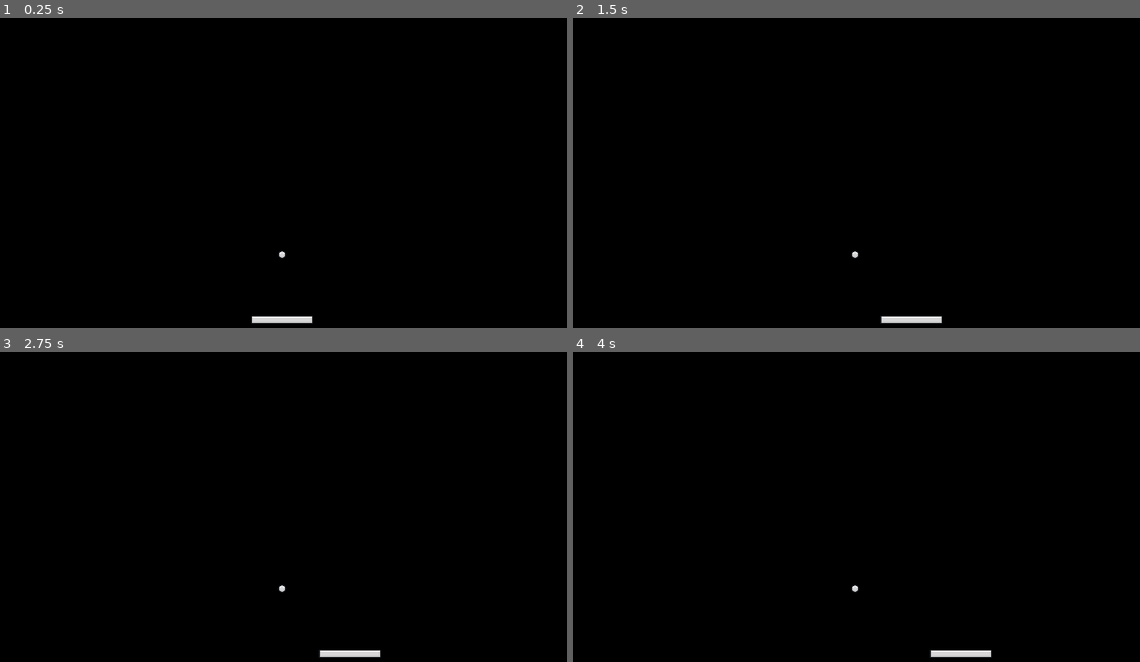
Above: before the commit, frames 1-4 (two rows, left to right).
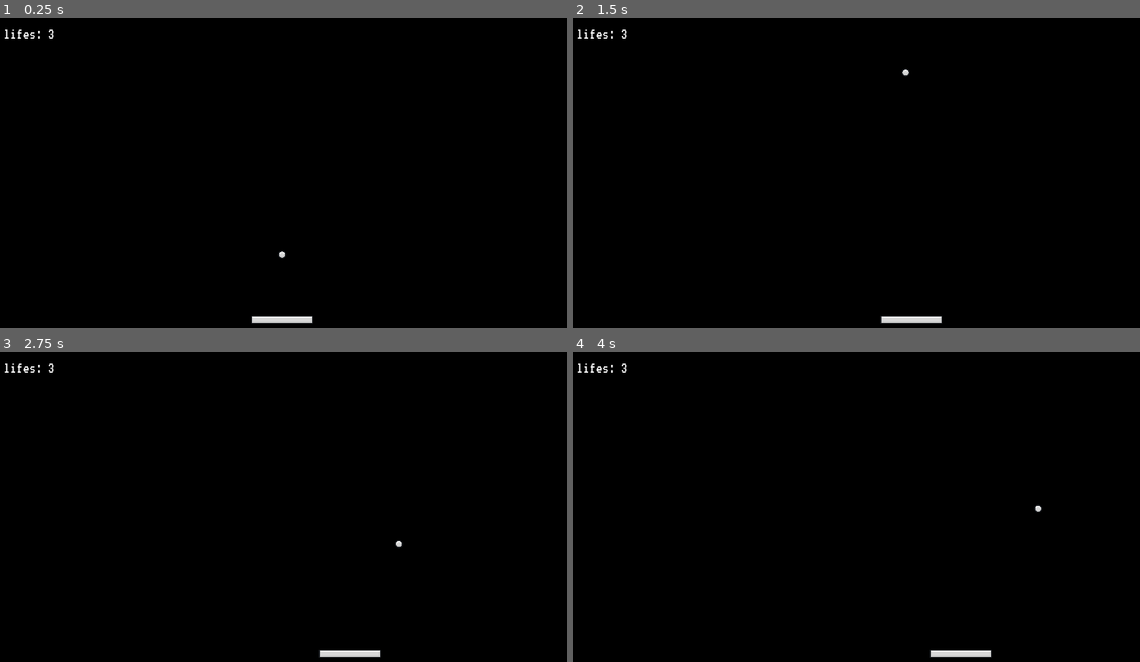
Above: after the commit, the same moments.

Repository: lichen014/BrickBreaker
Game: Godot game, scene res://Scenes/main.tscn
The game is run twice, just before and just after one commit, with the same random seed, the same clock (stepped at 60 frames per second) and the same inputs.
Inputs:
- Up to frame 1 (0.25 s): no input
- Up to frame 2 (1.5 s): tap Enter at 0.5 s; hold D (right) 0.53-1.28 s; hold A (left) from 1.28 s (still down)
- Up to frame 3 (2.75 s): release A (left) at 2.03 s; hold D (right) from 2.03 s (still down)
- Up to frame 4 (4 s): release D (right) at 3.53 s; hold A (left) from 3.53 s (still down)

The runs differ from the first frame. In frame 1, less than 0.1% of the frame differs, in the area x 0-10%, y 3-7%; in frame 2, 0.1%; in frame 3, 0.1%, in the area x 0-72%, y 3-78%; in frame 4, 0.1%.

Commit message:
finished with part 3

Diff:
--- a/Scenes/ball.gd
+++ b/Scenes/ball.gd
@@ -1,11 +1,15 @@
 extends CharacterBody2D
 
 class_name Ball
+
+signal life_lost
 
 const VELOCITY_LIMIT = 40
 
 @export var ball_speed = 20
 @export var lifes = 3
+@export var death_zone: DeathZone
+@export var ui: UI
 
 var speed_up_factor = 1.05
 
@@ -14,9 +18,11 @@
 var start_position: Vector2
 
 func _ready():
+	ui.set_lifes(lifes)
 	start_position = position
+	death_zone.life_lost.connect(on_life_lost)
 
-func _phsyics_process(delta):
+func _physics_process(delta):
 	var collision = move_and_collide(velocity * ball_speed * delta)
 	if (!collision):
 		return
@@ -29,3 +35,16 @@
 	randomize()
 
 	velocity = Vector2(randf_range(-1, 1), randf_range(-.1, -1)).normalized() * ball_speed
+
+func on_life_lost():
+	lifes -= 1
+	if lifes == 0:
+		ui.game_over()
+	else:
+		life_lost.emit()
+		reset_ball()
+		ui.set_lifes(lifes)
+
+func reset_ball():
+	position = start_position
+	velocity = Vector2.ZERO
--- a/Scenes/ball.tscn
+++ b/Scenes/ball.tscn
@@ -8,6 +8,7 @@
 
 [node name="Ball" type="CharacterBody2D"]
 scale = Vector2(0.25, 0.25)
+collision_mask = 14
 motion_mode = 1
 script = ExtResource("1_53kkw")
 
--- /dev/null
+++ b/Scenes/death_zone.gd
@@ -0,0 +1,8 @@
+extends Area2D
+
+class_name DeathZone
+
+signal life_lost
+
+func _on_body_entered(body):
+	life_lost.emit()
--- /dev/null
+++ b/Scenes/death_zone.tscn
@@ -0,0 +1,14 @@
+[gd_scene load_steps=3 format=3 uid="uid://cnb1inn5mtaq8"]
+
+[ext_resource type="Script" path="res://Scenes/death_zone.gd" id="1_c0em6"]
+
+[sub_resource type="RectangleShape2D" id="RectangleShape2D_cbsfg"]
+size = Vector2(1164, 20)
+
+[node name="DeathZone" type="Area2D"]
+script = ExtResource("1_c0em6")
+
+[node name="CollisionShape2D" type="CollisionShape2D" parent="."]
+shape = SubResource("RectangleShape2D_cbsfg")
+
+[connection signal="body_entered" from="." to="." method="_on_body_entered"]
--- a/Scenes/main.tscn
+++ b/Scenes/main.tscn
@@ -1,10 +1,14 @@
-[gd_scene load_steps=4 format=3 uid="uid://b8a40c3x0o0ao"]
+[gd_scene load_steps=6 format=3 uid="uid://b8a40c3x0o0ao"]
 
 [ext_resource type="PackedScene" uid="uid://cdt2vfvpd0qe2" path="res://Scenes/paddle.tscn" id="1_bokhs"]
+[ext_resource type="PackedScene" uid="uid://brl3plyfdwaa0" path="res://Scenes/ui.tscn" id="1_i7ldl"]
 [ext_resource type="PackedScene" uid="uid://c750bljsr7kst" path="res://Scenes/ball.tscn" id="2_jgq78"]
 [ext_resource type="PackedScene" uid="uid://bhviqtvy1v42k" path="res://Scenes/wall.tscn" id="3_avyb4"]
+[ext_resource type="PackedScene" uid="uid://cnb1inn5mtaq8" path="res://Scenes/death_zone.tscn" id="4_lsx27"]
 
 [node name="main" type="Node"]
+
+[node name="UI" parent="." instance=ExtResource("1_i7ldl")]
 
 [node name="Camera2D" type="Camera2D" parent="."]
 
@@ -13,10 +17,12 @@
 collision_layer = 2
 camera = NodePath("../Camera2D")
 
-[node name="Ball" parent="." instance=ExtResource("2_jgq78")]
+[node name="Ball" parent="." node_paths=PackedStringArray("death_zone", "ui") instance=ExtResource("2_jgq78")]
 visibility_layer = 14
 position = Vector2(2.08165e-12, 152)
 rotation = -0.0196003
+death_zone = NodePath("../DeathZone")
+ui = NodePath("../UI")
 
 [node name="Walls" type="Node" parent="."]
 
@@ -33,3 +39,6 @@
 position = Vector2(586, -54)
 rotation = 1.57049
 collision_layer = 4
+
+[node name="DeathZone" parent="." instance=ExtResource("4_lsx27")]
+position = Vector2(0, 335)
--- /dev/null
+++ b/Scenes/ui.tscn
@@ -0,0 +1,67 @@
+[gd_scene load_steps=4 format=3 uid="uid://brl3plyfdwaa0"]
+
+[ext_resource type="Script" path="res://Scripts/ui.gd" id="1_c61sw"]
+[ext_resource type="FontFile" uid="uid://b08l8jeet3ye4" path="res://Assets/VT323-Regular.ttf" id="2_7rirg"]
+
+[sub_resource type="StyleBoxFlat" id="StyleBoxFlat_uanfy"]
+bg_color = Color(1, 0.337255, 0.329412, 1)
+
+[node name="UI" type="CanvasLayer"]
+script = ExtResource("1_c61sw")
+
+[node name="MarginContainer" type="MarginContainer" parent="."]
+anchors_preset = 15
+anchor_right = 1.0
+anchor_bottom = 1.0
+grow_horizontal = 2
+grow_vertical = 2
+theme_override_constants/margin_left = 16
+theme_override_constants/margin_top = 16
+theme_override_constants/margin_right = 16
+theme_override_constants/margin_bottom = 16
+
+[node name="HBoxContainer" type="HBoxContainer" parent="MarginContainer"]
+layout_mode = 2
+
+[node name="LifesLabel" type="Label" parent="MarginContainer/HBoxContainer"]
+unique_name_in_owner = true
+texture_filter = 1
+layout_mode = 2
+size_flags_vertical = 0
+theme_override_fonts/font = ExtResource("2_7rirg")
+theme_override_font_sizes/font_size = 32
+text = "Lifes: 3"
+
+[node name="GameLostContainer" type="CenterContainer" parent="."]
+visible = false
+anchors_preset = 15
+anchor_right = 1.0
+anchor_bottom = 1.0
+grow_horizontal = 2
+grow_vertical = 2
+
+[node name="Panel" type="Panel" parent="GameLostContainer"]
+custom_minimum_size = Vector2(300, 300)
+layout_mode = 2
+theme_override_styles/panel = SubResource("StyleBoxFlat_uanfy")
+
+[node name="VBoxContainer" type="VBoxContainer" parent="GameLostContainer/Panel"]
+layout_mode = 1
+anchors_preset = 15
+anchor_right = 1.0
+anchor_bottom = 1.0
+grow_horizontal = 2
+grow_vertical = 2
+alignment = 1
+
+[node name="Label" type="Label" parent="GameLostContainer/Panel/VBoxContainer"]
+layout_mode = 2
+text = "YOU HAVE LOST"
+horizontal_alignment = 1
+vertical_alignment = 1
+
+[node name="GameLostButton" type="Button" parent="GameLostContainer/Panel/VBoxContainer"]
+layout_mode = 2
+text = "RESTART GAME"
+
+[connection signal="pressed" from="GameLostContainer/Panel/VBoxContainer/GameLostButton" to="." method="_on_game_lost_button_pressed"]
--- a/Scripts/paddle.gd
+++ b/Scripts/paddle.gd
@@ -14,8 +14,9 @@
 @onready var collision_shape_2d = $CollisionShape2D
 
 func _ready():
-		camera_rect = camera.get_viewport_rect()
-		half_paddle_width = collision_shape_2d.shape.get_rect().size.x / 2 * scale.x
+	ball.life_lost.connect(on_ball_lost)
+	camera_rect = camera.get_viewport_rect()
+	half_paddle_width = collision_shape_2d.shape.get_rect().size.x / 2 * scale.x
 
 func _physics_process(delta):
 	linear_velocity = speed * direction
@@ -41,3 +42,7 @@
 	if direction != Vector2.ZERO && !is_ball_started:
 		ball._start_ball()
 		is_ball_started = true
+
+func on_ball_lost():
+	is_ball_started = false
+	direction = Vector2.ZERO
--- /dev/null
+++ b/Scripts/ui.gd
@@ -0,0 +1,15 @@
+extends CanvasLayer
+
+class_name UI
+
+@onready var lifes_label = %LifesLabel
+@onready var game_lost_container = $GameLostContainer
+
+func set_lifes(lifes: int):
+	lifes_label.text = "lifes: %d" % lifes
+
+func game_over():
+	game_lost_container.show()
+
+func _on_game_lost_button_pressed():
+	get_tree().reload_current_scene()
